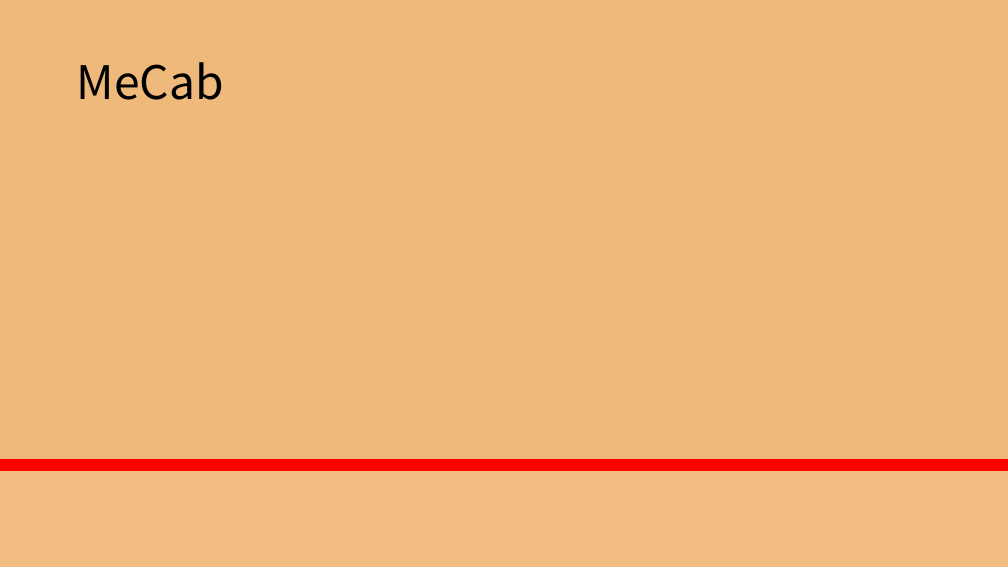
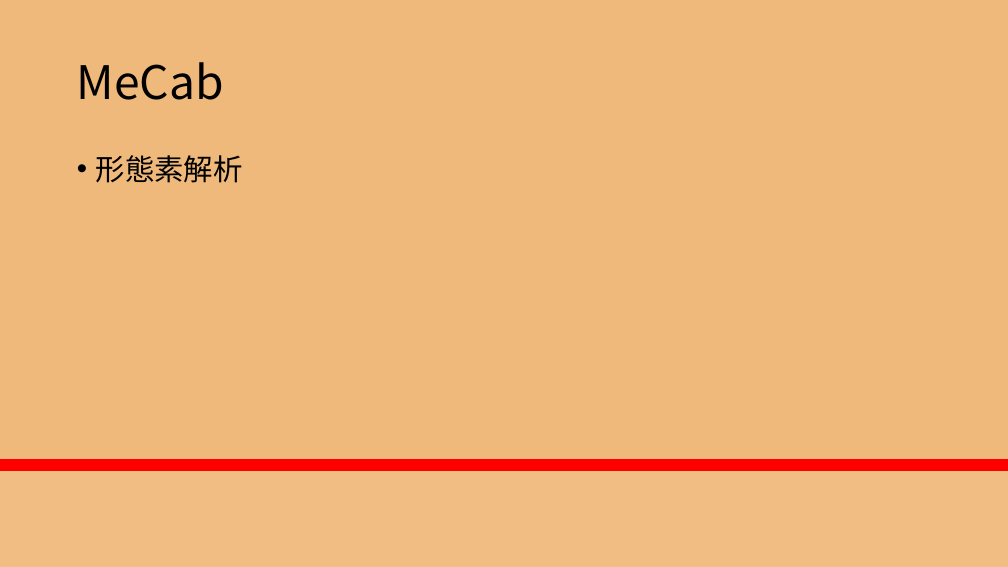
Before and after one commit to RikiishiSuzunosuke/AIspeaker_yosie, a slide deck: slide 14 of presentation/AIスピーカー開発_3_山田.pptx. Drawn at 1008x567 pixels with LibreOffice and Linux fonts; fonts in the diff are those of the drawing. Boxes give left, top, right and bottom in pixels: in the first picture for what was removed or moved away, otherwise in the second. Text is boxed around its words. In the diff, an @@ line names an element or a change of style, - is before the commit and + after.

```diff
--- a/presentation/AIスピーカー開発_3_山田.pptx
+++ b/presentation/AIスピーカー開発_3_山田.pptx
@@ text added at box(96, 155, 243, 183), 28 pt, text #000000 @@
+• 形態素解析
```
Also in this commit, not shown: 1 other slide changed, 1 other file.
